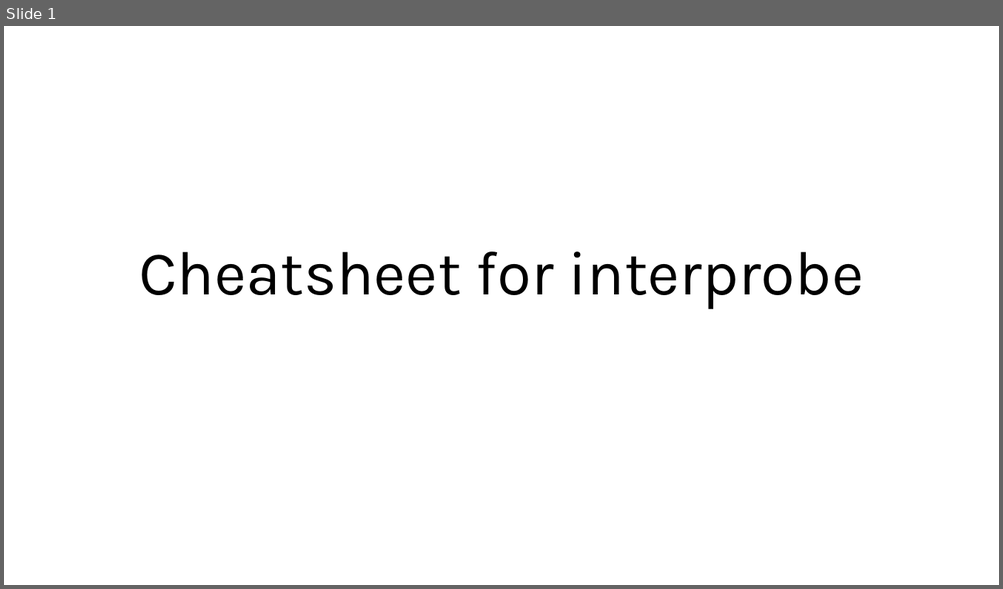
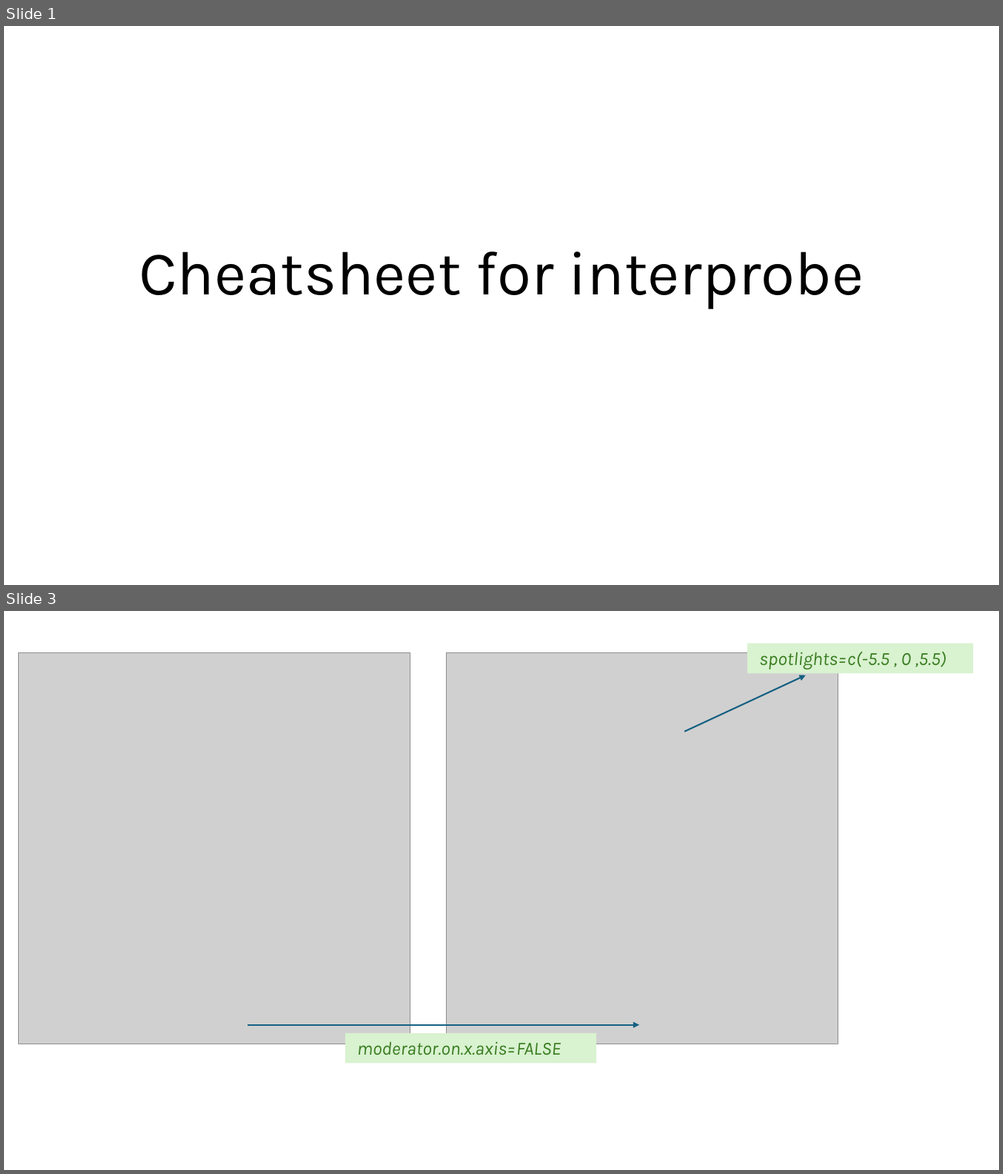
Before and after one commit to PascalHessler/interacting, a slide deck: Make cheatsheet.pptx. Shown one above the other, each under a label of ours: slide 1 before the commit, slides 1 and 3 after it; the slides between them are not shown. The pictures are 1003x589 and 1003x1174 pixels, drawn with LibreOffice and Linux fonts; fonts in the diff are those of the drawing; grey boxes stand for pictures. Boxes give left, top, right and bottom in pixels: in the first picture for what was removed or moved away, otherwise in the second. Text is boxed around its words. In the diff, an @@ line names an element or a change of style, - is before the commit and + after.

```diff
--- a/Make cheatsheet.pptx
+++ b/Make cheatsheet.pptx
@@ slide 3 added at (4, 611, 999, 1170), background #FFFFFF @@
@@ picture added at (18, 652, 410, 1045) @@
@@ picture added at (447, 652, 838, 1045) @@
@@ rectangle added at (747, 643, 973, 673), fill #D9F2D0, 18 pt, text #3B7D23, italic @@
+spotlights=c(-5.5 , 0 ,5.5)
@@ arrow added from (685, 732) to (805, 675), #156082 1.5 pt @@
@@ arrow added from (247, 1025) to (639, 1025), #156082 1.5 pt @@
@@ rectangle added at (345, 1034, 596, 1063), fill #D9F2D0, 18 pt, text #3B7D23, italic @@
+moderator.on.x.axis=FALSE
```
Also in this commit, not shown: 1 slide changed, 1 slide removed, 2 other files.
